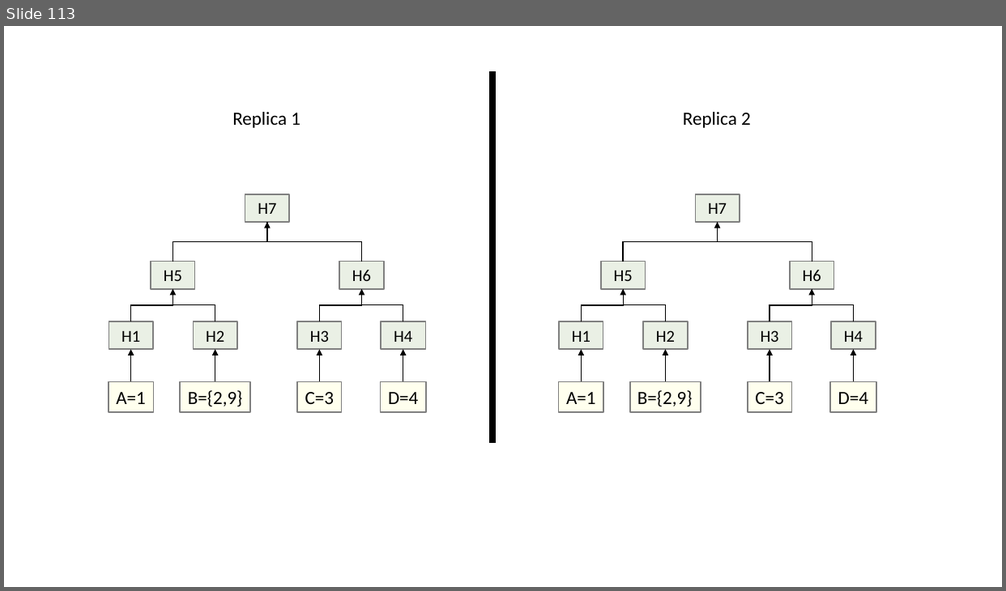
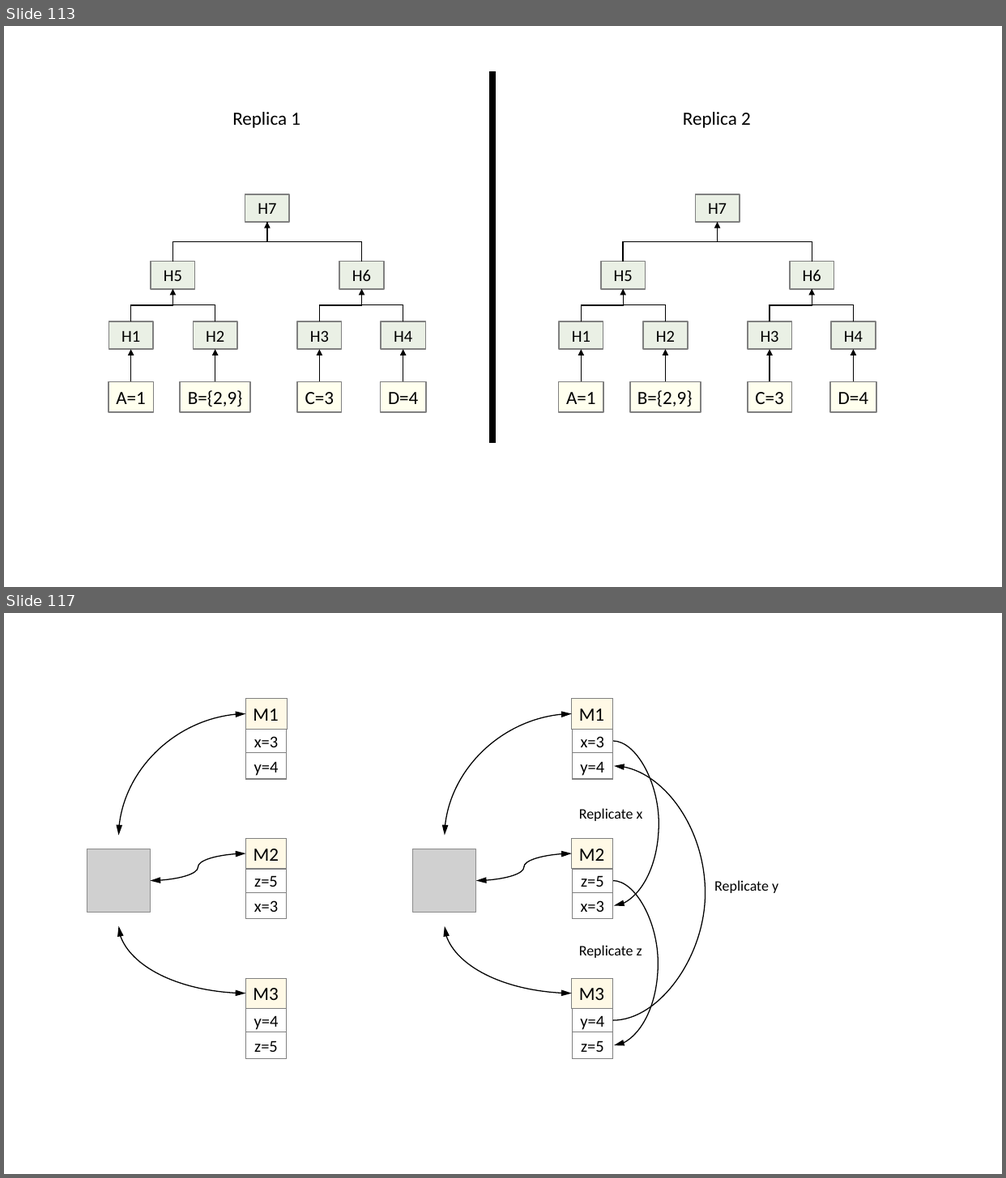
Before and after one commit to ChrisWhealy/DistributedSystemNotes, a slide deck: img/Diagrams.pptx. Shown one above the other, each under a label of ours: slide 113 before the commit, slides 113 and 117 after it; the slides between them are not shown. The pictures are 1006x591 and 1006x1178 pixels, drawn with LibreOffice and Linux fonts; fonts in the diff are those of the drawing; grey boxes stand for pictures. Boxes give left, top, right and bottom in pixels: in the first picture for what was removed or moved away, otherwise in the second. Text is boxed around its words. In the diff, an @@ line names an element or a change of style, - is before the commit and + after.

```diff
--- a/img/Diagrams.pptx
+++ b/img/Diagrams.pptx
@@ slide 117 added at [4, 613, 1002, 1174], background #FFFFFF @@
@@ rectangle added at [246, 699, 287, 729], fill #FFF9E6, outline #808080 0.75 pt, 18 pt, text #000000 @@
+M1
@@ rectangle added at [572, 699, 612, 729], fill #FFF9E6, outline #808080 0.75 pt, 18 pt, text #000000 @@
+M1
@@ curved double arrow added from (118, 835) to (246, 714), #000000 1 pt @@
@@ rectangle added at [246, 729, 287, 753], outline #808080 1 pt, 16 pt, text #000000 @@
+x=3
@@ curved double arrow added from (445, 835) to (572, 714), #000000 1 pt @@
@@ rectangle added at [572, 729, 613, 753], outline #808080 1 pt, 16 pt, text #000000 @@
+x=3
@@ rectangle added at [246, 753, 287, 779], outline #808080 1 pt, 16 pt, text #000000 @@
+y=4
@@ rectangle added at [572, 753, 613, 779], outline #808080 1 pt, 16 pt, text #000000 @@
+y=4
@@ curved arrow added from (612, 741) to (614, 905), #000000 1 pt @@
@@ curved arrow added from (612, 1021) to (614, 766), #000000 1 pt @@
@@ text added at [579, 808, 643, 821], 14 pt, text #000000 @@
+Replicate x
@@ picture added at [87, 850, 150, 913] @@
@@ curved double arrow added from (150, 881) to (246, 854), #000000 1 pt @@
@@ rectangle added at [246, 838, 287, 868], fill #FFF9E6, outline #808080 0.75 pt, 18 pt, text #000000 @@
+M2
@@ picture added at [413, 850, 475, 913] @@
@@ curved double arrow added from (476, 881) to (572, 854), #000000 1 pt @@
@@ rectangle added at [572, 838, 613, 868], fill #FFF9E6, outline #808080 0.75 pt, 18 pt, text #000000 @@
+M2
@@ rectangle added at [246, 869, 287, 893], outline #808080 1 pt, 16 pt, text #000000 @@
+z=5
@@ rectangle added at [572, 869, 613, 893], outline #808080 1 pt, 16 pt, text #000000 @@
+z=5
@@ rectangle added at [246, 893, 287, 919], outline #808080 1 pt, 16 pt, text #000000 @@
+x=3
@@ rectangle added at [572, 893, 613, 919], outline #808080 1 pt, 16 pt, text #000000 @@
+x=3
@@ curved arrow added from (612, 881) to (614, 1046), #000000 1 pt @@
@@ text added at [714, 880, 778, 893], 14 pt, text #000000 @@
+Replicate y
@@ curved double arrow added from (118, 926) to (246, 994), #000000 1 pt @@
@@ curved double arrow added from (445, 926) to (572, 994), #000000 1 pt @@
@@ text added at [579, 945, 642, 958], 14 pt, text #000000 @@
+Replicate z
@@ rectangle added at [246, 978, 287, 1008], fill #FFF9E6, outline #808080 0.75 pt, 18 pt, text #000000 @@
+M3
@@ rectangle added at [572, 978, 612, 1008], fill #FFF9E6, outline #808080 0.75 pt, 18 pt, text #000000 @@
+M3
@@ rectangle added at [246, 1009, 287, 1033], outline #808080 1 pt, 16 pt, text #000000 @@
+y=4
@@ rectangle added at [572, 1009, 613, 1033], outline #808080 1 pt, 16 pt, text #000000 @@
+y=4
@@ rectangle added at [246, 1033, 287, 1059], outline #808080 1 pt, 16 pt, text #000000 @@
+z=5
@@ rectangle added at [572, 1033, 613, 1059], outline #808080 1 pt, 16 pt, text #000000 @@
+z=5
```
Also in this commit, not shown: 12 other slides added, 24 other files.
